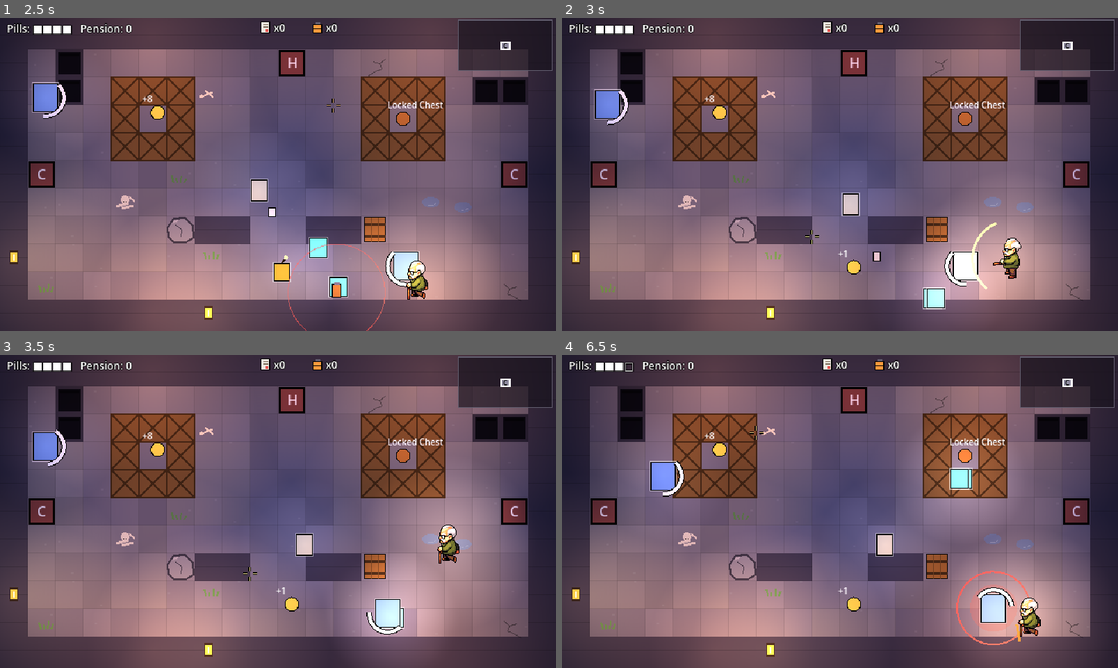
Above: before the commit, frames 1-4 (two rows, left to right).
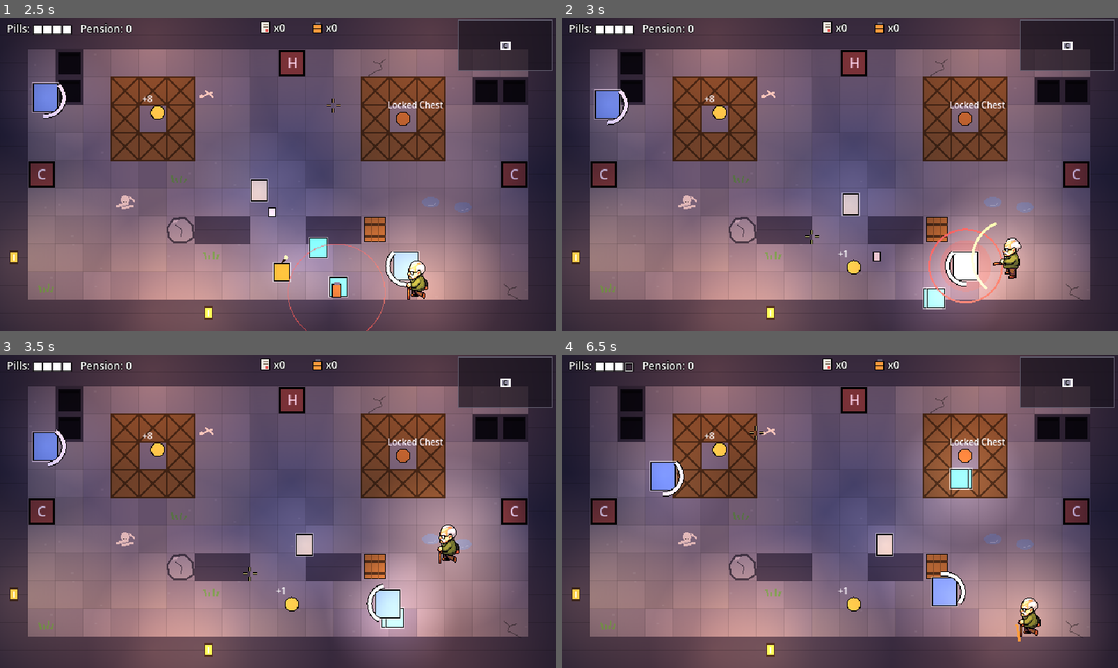
Above: after the commit, the same moments.

Repository: B1nKaTa/game
Game: Godot game, scene res://scenes/floor.tscn
Same seed, same stepped clock (60 frames per second), same inputs: the game is played once before the commit and once after it. This scene is started directly instead of the project's main scene.
Inputs (mouse positions are in pixels of both pictures, inside the frame that each line leads up to):
- Up to frame 1 (2.5 s): tap Enter (ui_accept) at 0.5, 0.77, 1.52 s; move the mouse to (400, 158) at 0.52 s; press the mouse at (400, 158) at 0.53 s; hold D (move_right) 0.53-1.28 s; move the mouse to (166, 190) at 1.27 s; release the mouse at (166, 190) at 1.28 s; hold S (move_down) 1.28-2.03 s; tap Q (bomb) at 1.35 s; move the mouse to (333, 105) at 2.02 s; hold D (move_right) from 2.03 s (still down); hold Space (dodge) from 2.03 s (still down)
- Up to frame 2 (3 s): move the mouse to (812, 237) at 2.77 s; release D (move_right) at 2.78 s; release Space (dodge) at 2.78 s; hold W (move_up) from 2.78 s (still down); tap E (interact) at 2.85 s; click (812, 237) at 2.92 s
- Up to frame 3 (3.5 s): keep holding W (move_up); tap Enter (ui_accept) at 3.02 s
- Up to frame 4 (6.5 s): move the mouse to (1006, 558) at 3.52 s; release W (move_up) at 3.53 s; hold A (move_left) 3.53-5.03 s; right-click (1006, 558) at 3.6 s; tap Enter (ui_accept) at 3.77, 4.52, 6.02 s; move the mouse to (673, 464) at 4.27 s; tap 1 at 4.35 s; move the mouse to (867, 511) at 5.02 s; hold S (move_down) 5.03-5.78 s; tap 2 at 5.1 s; click (867, 511) at 5.17 s; move the mouse to (756, 433) at 5.77 s; hold D (move_right) from 5.78 s (still down); tap 3 at 5.85 s

Frame 1 is identical in both runs. In frame 2, 0.3% of the frame differs, in the area x 65-80%, y 67-92%; in frame 3, 0.5%; in frame 4, 1.8%, in the area x 65-84%, y 67-93%.

Commit message:
Lengthen the mini boss sweep and shield windups, and record stage 3
Co-Authored-By: Claude Opus 5.5 <noreply@anthropic.com>

Diff:
--- a/scripts/actors/behaviors/mini_boss_behavior.gd
+++ b/scripts/actors/behaviors/mini_boss_behavior.gd
@@ -2,7 +2,7 @@
 
 const SWEEP_RANGE := 64.0
 const START_RANGE := 54.0
-const SWEEP_WINDUP := 0.65
+const SWEEP_WINDUP := 0.75
 const CHARGE_WINDUP := 0.7
 const CHARGE_LENGTH := 280.0
 const CHARGE_SPEED := 380.0
--- a/scripts/actors/behaviors/shield_behavior.gd
+++ b/scripts/actors/behaviors/shield_behavior.gd
@@ -3,7 +3,7 @@
 const TURN_SPEED := 1.4
 const START_RANGE := 36.0
 const STRIKE_RANGE := 42.0
-const WINDUP := 0.75
+const WINDUP := 0.9
 const COOLDOWN := 1.3
 
 var _telegraph := Telegraph.new()
Not shown, changed: LESSONS.md
Not shown, changed: docs/playtest-notes.md
Not shown, changed: docs/superpowers/specs/2026-11-02-first-floor-design.md
